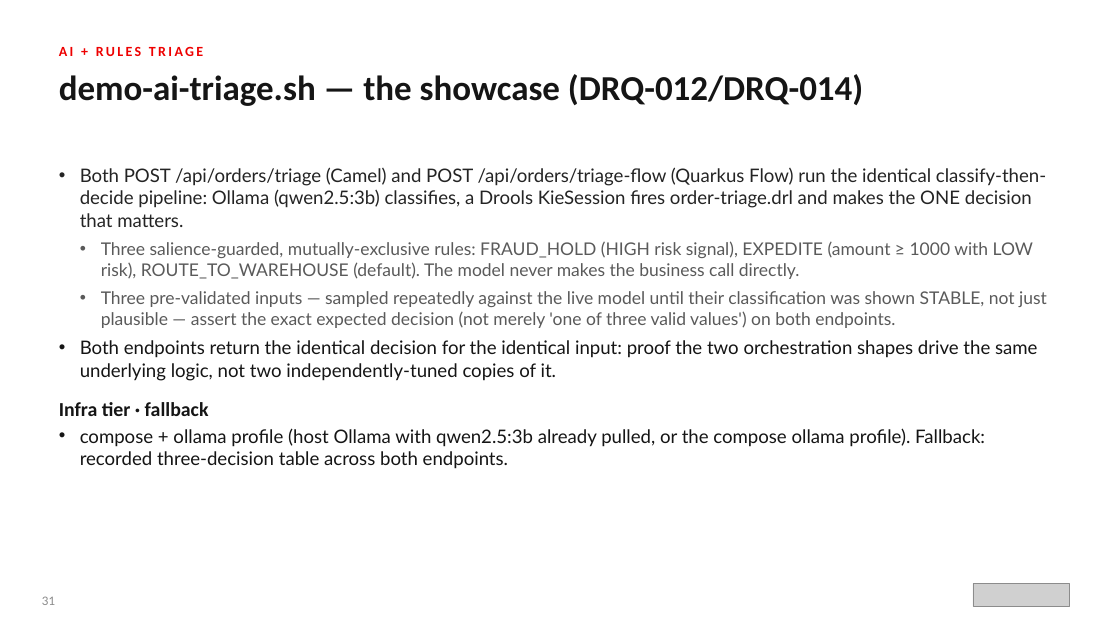
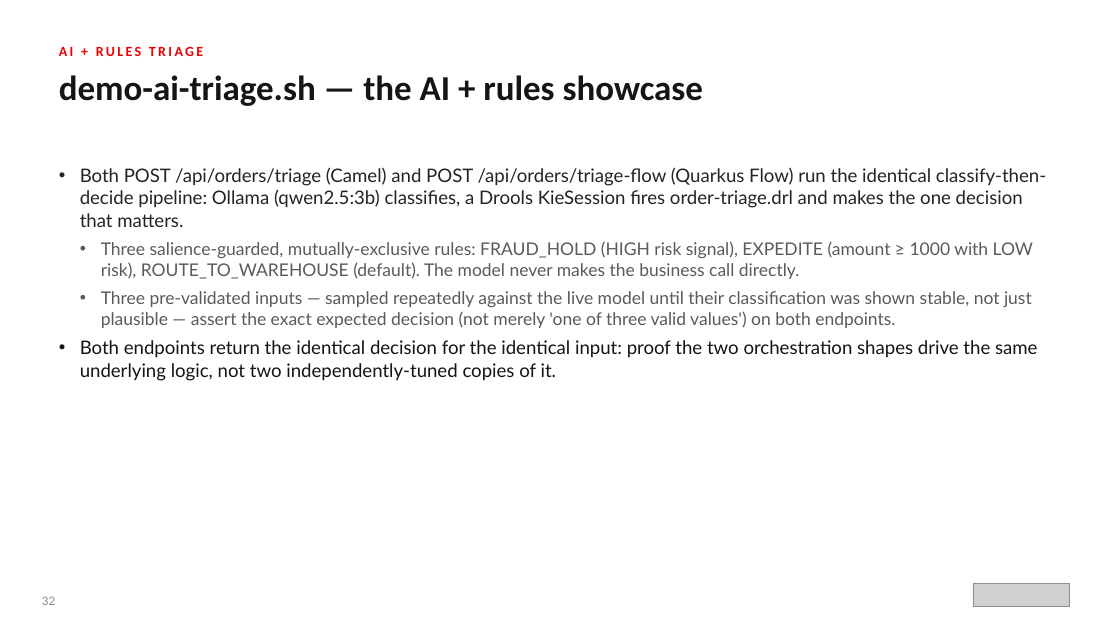
Before and after one commit to patterncatalyst/datamesh-reference-arch-quarkus, a slide deck: slide 33 of presentation/datamesh-201/Datamesh-201-Quarkus-r1.0.pptx (slide 32 before the commit). Drawn at 1120x630 pixels with LibreOffice and Linux fonts; fonts in the diff are those of the drawing; grey boxes stand for pictures. Boxes give left, top, right and bottom in pixels: in the first picture for what was removed or moved away, otherwise in the second. Text is boxed around its words. In the diff, an @@ line names an element or a change of style, - is before the commit and + after.

```diff
--- a/presentation/datamesh-201/Datamesh-201-Quarkus-r1.0.pptx
+++ b/presentation/datamesh-201/Datamesh-201-Quarkus-r1.0.pptx
@@ text at bbox=[59, 75, 703, 106]: text changed @@
-demo-ai-triage.sh — the showcase (DRQ-012/DRQ-014)
+demo-ai-triage.sh — the AI + rules showcase
@@ text at bbox=[80, 167, 1046, 227]: text changed @@
-• Both POST /api/orders/triage (Camel) and POST /api/orders/triage-flow (Quarkus Flow) run the identical classify-then-decide pipeline: Ollama (qwen2.5:3b) classifies, a Drools KieSession fires order-triage.drl and makes the ONE decision that matters.
+• Both POST /api/orders/triage (Camel) and POST /api/orders/triage-flow (Quarkus Flow) run the identical classify-then-decide pipeline: Ollama (qwen2.5:3b) classifies, a Drools KieSession fires order-triage.drl and makes the one decision that matters.
@@ text at bbox=[101, 291, 1032, 328]: text changed @@
-  • Three pre-validated inputs — sampled repeatedly against the live model until their classification was shown STABLE, not just plausible — assert the exact expected decision (not merely 'one of three valid values') on both endpoints.
+  • Three pre-validated inputs — sampled repeatedly against the live model until their classification was shown stable, not just plausible — assert the exact expected decision (not merely 'one of three valid values') on both endpoints.
@@ text at bbox=[59, 402, 985, 469]: paragraphs removed @@
-Infra tier · fallback
-• compose + ollama profile (host Ollama with qwen2.5:3b already pulled, or the compose ollama profile). Fallback: recorded three-decision table across both endpoints.
```
Also in this commit, not shown: 70 other slides changed, 1 slide added, 5 other files.
